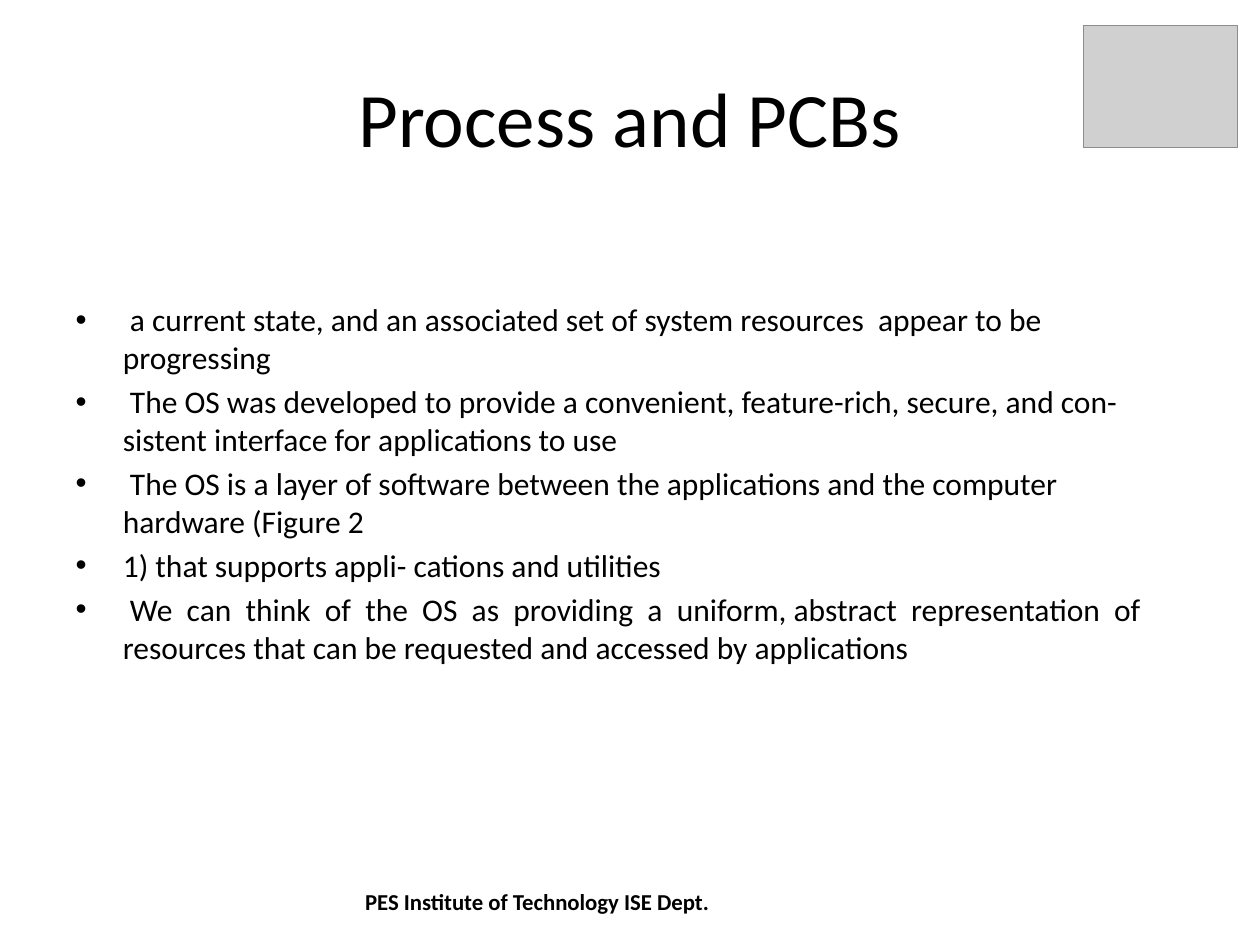
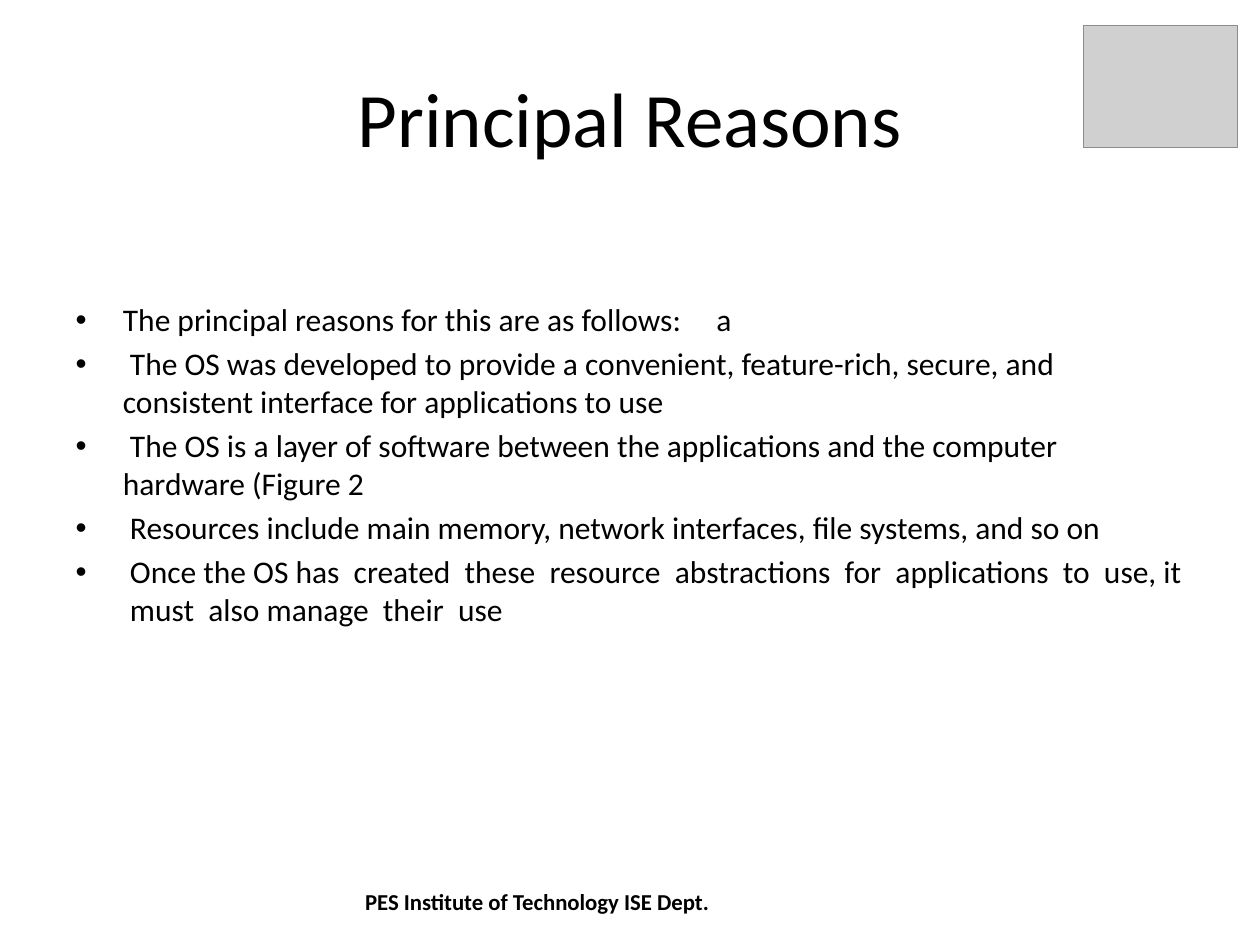
Before and after one commit to shreyasrkarthik/AutomaticSlidesGeneration, a slide deck: slide 4 of prototype/src/process.pptx. Drawn at 1260x945 pixels with LibreOffice and Linux fonts; fonts in the diff are those of the drawing; grey boxes stand for pictures. Boxes give left, top, right and bottom in pixels: in the first picture for what was removed or moved away, otherwise in the second. Text is boxed around its words. In the diff, an @@ line names an element or a change of style, - is before the commit and + after.

Commit message:
Using Keywords as title for individual slides

```diff
--- a/prototype/src/process.pptx
+++ b/prototype/src/process.pptx
@@ title at box(358, 93, 902, 160): text changed @@
-Process and PCBs
+Principal Reasons
@@ text at box(123, 309, 1054, 418): text changed @@
-• a current state, and an associated set of system resources appear to be progressing
-• The OS was developed to provide a convenient, feature-rich, secure, and con- sistent interface for applications to use
+• The principal reasons for this are as follows: a
+• The OS was developed to provide a convenient, feature-rich, secure, and consistent interface for applications to use
@@ text at box(130, 517, 1181, 627): text changed @@
-• 1) that supports appli- cations and utilities
-• We can think of the OS as providing a uniform, abstract representation of resources that can be requested and accessed by applications
+• Resources include main memory, network interfaces, file systems, and so on
+• Once the OS has created these resource abstractions for applications to use, it must also manage their use
```
Also in this commit, not shown: 5 other slides changed, 19 slides removed, 1 other file.
